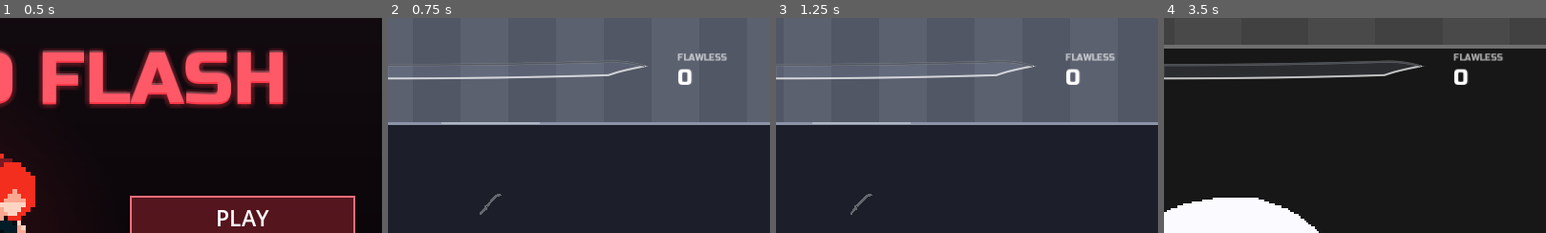
Above: before the commit, frames 1-4 (left to right).
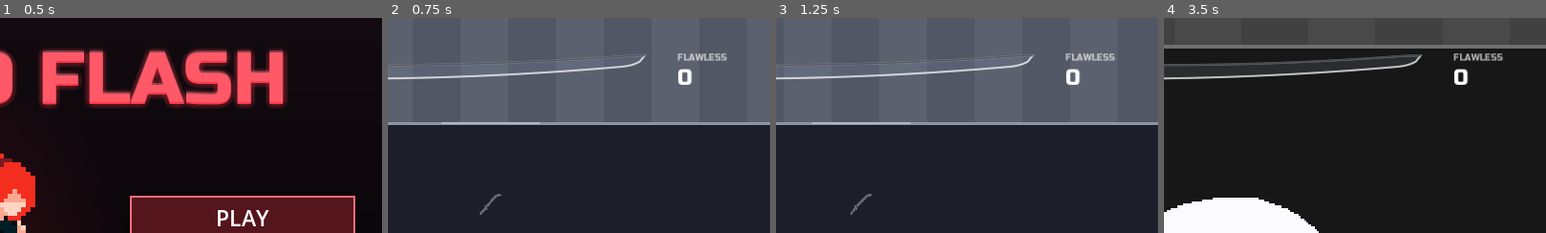
Above: after the commit, the same moments.

Repository: fredsbreads/game-off
Game: Godot game, scene res://scenes/main.tscn
The game is run twice, just before and just after one commit, with the same random seed, the same clock (stepped at 60 frames per second) and the same inputs. Sound files missing from this copy of the repository are replaced by a short silence.
Inputs (mouse positions are % of the whole screen's width and height, from its top left):
- Up to frame 1 (0.5 s): no input
- Up to frame 2 (0.75 s): tap Enter at 0.5 s; move the mouse to (72, 45) at 0.52 s; hold Right from 0.53 s (still down); hold J (tp_vertical) from 0.53 s (still down); click (72, 45) at 0.67 s
- Up to frame 3 (1.25 s): keep holding Right; keep holding J (tp_vertical); tap Space at 0.77 s
- Up to frame 4 (3.5 s): move the mouse to (30, 55) at 1.27 s; release Right at 1.28 s; release J (tp_vertical) at 1.28 s; hold Down 1.28-2.03 s; tap C at 1.35 s; tap Space at 1.52, 3.02 s; move the mouse to (60, 28) at 2.02 s; hold Right 2.03-2.78 s; tap M at 2.1 s; move the mouse to (45, 70) at 2.77 s; hold K (tp_forward) from 2.78 s (still down); tap O at 2.85 s; click (45, 70) at 2.92 s
The pictures show only the part of the screen within x 40-90%, y 0-50%; the shares and areas given below are measured in that part.

Frame 1 is identical in both runs. In frame 2, 1.4% of the frame differs, in the area x 3-68%, y 16-29%; in frame 3, 1.4%; in frame 4, 2.7%, in the area x 2-68%, y 16-29%.

Commit message:
Katana blade shaped like a katana: even curve from the guard, slight taper, edge sweeping up to the point

Diff:
--- a/scripts/top_bar.gd
+++ b/scripts/top_bar.gd
@@ -17,8 +17,9 @@
 
 # The blade.
 const BLADE := Vector2(345, 18)
-const TIP := 46.0            # pixels at the end that taper to the point
-const SORI := 6.0            # the blade's upward curve, pixels at the tip
+const TIP := 30.0            # the point (kissaki): pixels at the end where the edge sweeps up to the spine
+const SORI := 14.0           # the blade's curve: how far the tip rises (pixels), bending evenly from the guard
+const TAPER := 0.25          # the blade narrows this much (of its width) from the guard to the point
 const STEEL := Color(0.92, 0.94, 1.0, 0.95)       # counted
 const PENDING := Color(0.6, 0.62, 0.68, 0.8)      # this chain's kills, not yet counted
 const EMPTY := Color(0.55, 0.6, 0.7, 0.16)
@@ -250,19 +251,31 @@
 
 # --- the blade ---------------------------------------------------------------
 
+## A katana, as drawn here: the grip level, the blade curving evenly up from
+## the guard (sori), the spine (top, the inside of the curve) running
+## straight on into the point, the cutting edge (bottom, the outside) sweeping
+## up to meet it there, and the blade narrowing a little toward the point.
+func _spine(x: float) -> float:
+	return -SORI * pow(x / BLADE.x, 2.0)
+
+
+func _width(x: float) -> float:
+	return BLADE.y * (1.0 - TAPER * x / BLADE.x)
+
+
 func _top(x: float) -> float:
-	var y := -SORI * pow(x / BLADE.x, 2.0)
+	var y := _spine(x)
 	var u := (x - (BLADE.x - TIP)) / TIP
 	if u > 0.0:
-		y += BLADE.y * 0.42 * u * u   # the back curves down to the point
+		y += _width(x) * 0.12 * u * u   # the spine dips just a touch into the point
 	return y
 
 
 func _bottom(x: float) -> float:
-	var y := BLADE.y - SORI * pow(x / BLADE.x, 2.0)
+	var y := _spine(x) + _width(x)
 	var u := (x - (BLADE.x - TIP)) / TIP
 	if u > 0.0:
-		y -= BLADE.y * 0.58 * pow(u, 0.7)   # the edge sweeps up to it
+		y -= _width(x) * 0.88 * (1.0 - sqrt(maxf(1.0 - u * u, 0.0)))   # the edge curves up to the point
 	return y
 
 
